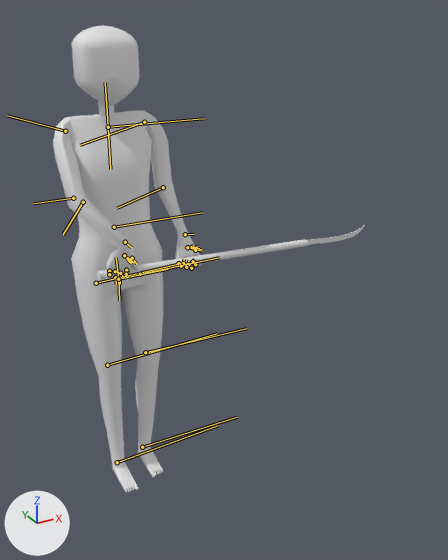
One commit to the FBX model ActionGame/Resources/Model/Enemy/WeakEnemy.fbx: the scene before it, then after it.
The view is the same before and after, from a 50 mm camera at (-4.95, -14.29, 12.43) aimed at (1.87, -1.9, 6.23). Lighting does not change. The marker at lower left points along +X, +Y and +Z. Both versions are drawn at frame 1 of the action '体ボーン|TestPause'; the numbers are the values there. The bones that bend it are drawn over the model as lines.

Objects in the first picture: 'Body.001'.
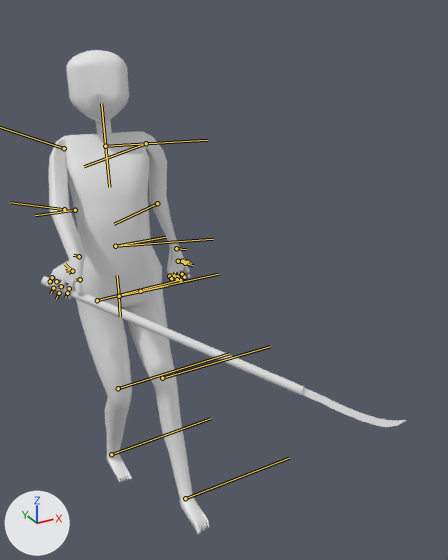
The change in detail:
Bone 'Master' (bone_master) moves from (0.0, 0.0, -0.15) to (0.0, 0.0, -0.67).
Bone 'Master' (bone_master) turns from (0, -2, 0) to (0, 0, 0) degrees about its own x, y and z.
Bone 'Bone' (bone_bone) turns from (0, 5, 0) to (23, -10, -2) degrees about its own x, y and z.
Bone 'Bone_L.001' (bone_bone_l_001) turns from (-5, 7, -78) to (17, -20, -81) degrees about its own x, y and z.
Bone 'Bone_L.003' (bone_bone_l_003) turns from (111, -10, -9) to (113, -7, -11) degrees about its own x, y and z.
Bone 'Bone_R.001' (bone_bone_r_001) turns from (36, 36, 89) to (37, 37, 90) degrees about its own x, y and z.
Bone 'Bone_R.002' (bone_bone_r_002) turns from (4, 10, 43) to (1, 11, 12) degrees about its own x, y and z.
Bone 'Bone_R.003' (bone_bone_r_003) turns from (51, -43, -21) to (54, -45, -24) degrees about its own x, y and z.
Bone 'Bone.002_L.001' (bone_bone_002_l_001) turns from (1, -1, -2) to (1, -23, -2) degrees about its own x, y and z.
Bone 'Bone.002_L.002' (bone_bone_002_l_002) turns from (0, 5, 0) to (0, 46, 0) degrees about its own x, y and z.
Bone 'Bone.002_L.003' (bone_bone_002_l_003) turns from (0, 1, 0) to (0, -23, 0) degrees about its own x, y and z.
Bone 'Bone.002_R.001' (bone_bone_002_r_001) turns from (0, 2, 0) to (0, -32, 0) degrees about its own x, y and z.
Bone 'Bone.002_R.002' (bone_bone_002_r_002) turns from (2, 4, 4) to (0, 11, 0) degrees about its own x, y and z.
Bone 'Bone.002_R.003' (bone_bone_002_r_003) turns from (0, 0, 0) to (0, 23, 0) degrees about its own x, y and z.

What differs and where, as boxes [x1, y1, x2, y2] in the pictures (448 x 560 px):
'Body.001', posed (17% wider): before [53, 25, 365, 493]; after [41, 50, 406, 534]
bone 'Master', root to tip: before (114, 227) to (157, 220); after (115, 246) to (158, 238)
bone 'Bone', root to tip: before (114, 227) to (202, 212); after (115, 246) to (213, 239)
bone 'Bone_L.001', root to tip: before (144, 122) to (80, 145); after (146, 143) to (84, 166)
bone 'Bone_L.003', root to tip: before (185, 234) to (194, 234); after (176, 248) to (186, 249)
bone 'Bone_R.002', root to tip: before (83, 202) to (63, 234); after (64, 209) to (10, 202)
bone 'Bone_R.003', root to tip: before (125, 242) to (131, 247); after (79, 256) to (73, 255)
bone 'Bone.002_L.001', root to tip: before (96, 283) to (180, 263); after (97, 300) to (180, 280)
bone 'Bone.002_L.002', root to tip: before (107, 365) to (217, 333); after (118, 388) to (229, 353)
bone 'Bone.002_L.003', root to tip: before (117, 462) to (218, 425); after (111, 454) to (210, 418)
bone 'Bone.002_R.001', root to tip: before (140, 274) to (219, 257); after (140, 291) to (218, 274)
bone 'Bone.002_R.002', root to tip: before (145, 352) to (246, 328); after (162, 378) to (270, 346)
bone 'Bone.002_R.003', root to tip: before (142, 447) to (237, 417); after (185, 498) to (289, 458)
